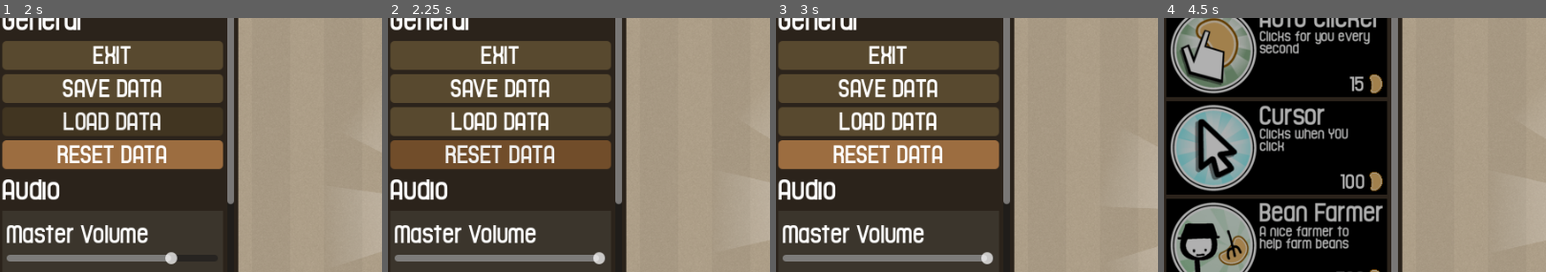
Above: before the commit, frames 1-4 (left to right).
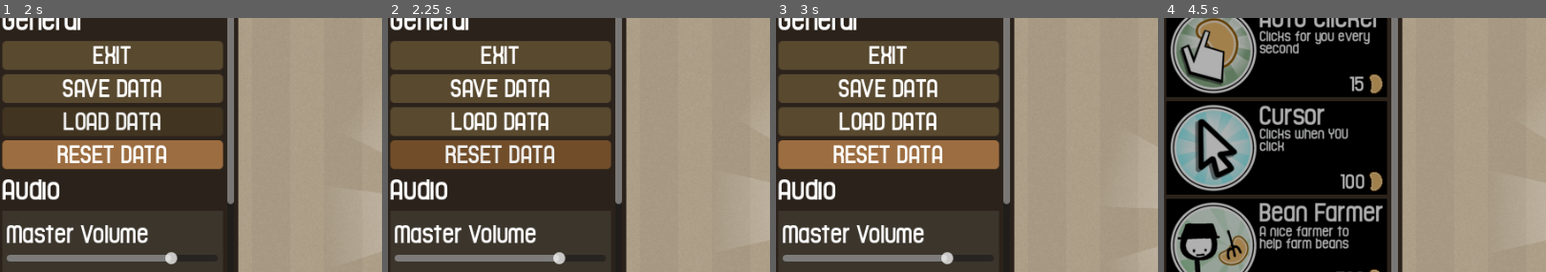
Above: after the commit, the same moments.

Repository: ZachSeb/BEAN-CLICKER-GODOT-4
Game: Godot game, scene res://scenes/levels/clicker_level.tscn
Two runs of this game, one before a commit and one after it. Both use one fixed random seed, a clock stepped at 60 frames per second and the inputs below.
Inputs (mouse positions are % of the whole screen's width and height, from its top left):
- Up to frame 1 (2 s): click "SAVE DATA" at 0.5 s; click "LOAD DATA" at 1.25 s
- Up to frame 2 (2.25 s): click "RESET DATA" at 2 s
- Up to frame 3 (3 s): click (20, 6) at 2.75 s
- Up to frame 4 (4.5 s): click (66, 62) at 3.5 s; click (4, 6) at 4.25 s
The pictures show only the part of the screen within x 0-50%, y 24-74%; the shares and areas given below are measured in that part.

Frame 1 is identical in both runs. In frame 2, 0.5% of the frame differs, in the area x 43-57%, y 92-97%; in frame 3, 0.5%; in frame 4, nothing differs.

Commit message:
Made drastic changes to the save system to be more efficient. Nodes that are wished to be save are now in a group named 'Persist,' and should have a save function that returns a dictionary with values that are wished to be saved.

Diff:
--- a/globals/settings.gd
+++ b/globals/settings.gd
@@ -53,18 +53,33 @@
 		toggle_particles_changed.emit("Text")
 
 
-func set_data(loaded_data: Dictionary):
-	master_volume = loaded_data.MASTER_VOLUME
-	music_volume = loaded_data.MUSIC_VOLUME
-	sfx_volume = loaded_data.SFX_VOLUME
+#func set_data(loaded_data: Dictionary):
+#	master_volume = loaded_data.MASTER_VOLUME
+#	music_volume = loaded_data.MUSIC_VOLUME
+#	sfx_volume = loaded_data.SFX_VOLUME
+#
+#	display_mode = loaded_data.DISPLAY_MODE
+#	vsync_enabled = loaded_data.VSYNC_ENABLED
+#	display_fps = loaded_data.DISPLAY_FPS
+#
+#	bean_particles = loaded_data.BEAN_PARTICLES
+#	text_particles = loaded_data.TEXT_PARTICLES
 
-	display_mode = loaded_data.DISPLAY_MODE
-	vsync_enabled = loaded_data.VSYNC_ENABLED
-	display_fps = loaded_data.DISPLAY_FPS
+func save_stats():
+	var save_dict = {
+		"filename" : $".".get_path(),
+		"parent" : get_parent().get_path(),
 
-	bean_particles = loaded_data.BEAN_PARTICLES
-	text_particles = loaded_data.TEXT_PARTICLES
-
+		"master_volume" : master_volume,
+		"music_volume" : music_volume,
+		"sfx_volume" : sfx_volume,
+		"display_mode" : display_mode,
+		"vsync_enabled" : vsync_enabled,
+		"display_fps" : display_fps,
+		"bean_particles" : bean_particles,
+		"text_particles" : text_particles
+	}
+	return save_dict
 
 
 func _ready():
--- a/globals/user.gd
+++ b/globals/user.gd
@@ -41,18 +41,37 @@
 		fertilizer_changed.emit()
 
 
+#
+#func set_data(loaded_data: Dictionary):
+#	beans = loaded_data.BEANS
+#	beans_per_click = loaded_data.BEANS_PER_CLICK
+#	beans_per_second = loaded_data.BEANS_PER_SECOND
+#
+#	xp = loaded_data.XP
+#	xp_requirement = loaded_data.XP_REQUIREMENT
+#	xp_per_click = loaded_data.XP_PER_CLICK
+#	xp_per_building_purchase = loaded_data.XP_PER_BUILDING_PURCHASE
+#
+#	fertilizer = loaded_data.FERTILIZER
 
-func set_data(loaded_data: Dictionary):
-	beans = loaded_data.BEANS
-	beans_per_click = loaded_data.BEANS_PER_CLICK
-	beans_per_second = loaded_data.BEANS_PER_SECOND
 
-	xp = loaded_data.XP
-	xp_requirement = loaded_data.XP_REQUIREMENT
-	xp_per_click = loaded_data.XP_PER_CLICK
-	xp_per_building_purchase = loaded_data.XP_PER_BUILDING_PURCHASE
+func save_stats():
+	var save_dict = {
+		"filename" : $".".get_path(),
+		"parent" : get_parent().get_path(),
 
-	fertilizer = loaded_data.FERTILIZER
+		"beans" : beans,
+		"beans_per_click" : beans_per_click,
+		"beans_per_second" : beans_per_second,
+
+		"xp" : xp,
+		"xp_requirement" : xp_requirement,
+		"xp_per_click" : xp_per_click,
+		"xp_per_building_purchase" : xp_per_building_purchase,
+
+		"fertilizer" : fertilizer
+	}
+	return save_dict
 
 
 func evaluate_beans_per_second() -> int:
--- a/save_file.gd
+++ b/save_file.gd
@@ -1,68 +1,119 @@
 extends Node
 
-const save_path = "user://save.dat"
-signal file_loaded(reset: bool)
+const save_path = "user://savegame.save"
+signal file_loaded()
 
 
 func save_file():
 	var file = FileAccess.open(save_path, FileAccess.WRITE)
-	var user_data = create_user_data()
-	file.store_var(user_data)
+	var save_nodes = get_tree().get_nodes_in_group("Persist")
+
+	for node in save_nodes:
+		if node.scene_file_path.is_empty():
+			print("persistent node '%s' is not an instanced scene, skipped" % node.name)
+			continue
+
+		# Check the node has a save function.
+		if !node.has_method("save_stats"):
+			print("persistent node '%s' is missing a save() function, skipped" % node.name)
+			continue
+
+		# Call the node's save function.
+		var node_data = node.call("save_stats")
+
+		# JSON provides a static method to serialized JSON string.
+		var json_string = JSON.stringify(node_data)
+
+		# Store the save dictionary as a new line in the save file.
+		file.store_line(json_string)
 
 
 func load_file():
-	var file = FileAccess.open(save_path, FileAccess.READ)
-	if FileAccess.file_exists(save_path):
-		var loaded_data = file.get_var()
-		print(loaded_data)
+	if not FileAccess.file_exists("user://savegame.save"):
+		return # Error! We don't have a save to load.
 
-		User.set_data(loaded_data)
-		Settings.set_data(loaded_data)
-		file_loaded.emit(false)
+	# We need to revert the game state so we're not cloning objects
+	# during loading. This will vary wildly depending on the needs of a
+	# project, so take care with this step.
+	# For our example, we will accomplish this by deleting saveable objects.
+#	var save_nodes = get_tree().get_nodes_in_group("Persist")
+#	for i in save_nodes:
+#		i.queue_free()
+
+	# Load the file line by line and process that dictionary to restore
+	# the object it represents.
+	var save_game = FileAccess.open("user://savegame.save", FileAccess.READ)
+	var loaded_items = 0
+	while save_game.get_position() < save_game.get_length():
+
+		var json_string = save_game.get_line()
+
+		# Creates the helper class to interact with JSON
+		var json = JSON.new()
+
+		# Check if there is any error while parsing the JSON string, skip in case of failure
+		var parse_result = json.parse(json_string)
+		if not parse_result == OK:
+			print("JSON Parse Error: ", json.get_error_message(), " in ", json_string, " at line ", json.get_error_line())
+			continue
+
+		# Get the data from the JSON object
+		var node_data = json.get_data()
+
+		# Firstly, we need to create the object and add it to the tree and set its position.
+		var new_object = get_node(node_data["filename"])
+
+		for i in node_data.keys():
+			if i == "filename" or i == "parent":
+				continue
+
+			new_object.set(i, node_data[i])
+
+		print("LOADED: ", new_object.name)
+		loaded_items += 1
+
+	print(loaded_items, " ITEMS LOADED")
+	file_loaded.emit()
 
 
 func reset_file():
-	var default_variables = get_user_default_data()
-
-	User.set_data(default_variables)
-	Settings.set_data(default_variables)
-	file_loaded.emit(true)
+	pass
 
 
-func create_user_data() -> Dictionary:
-	var save_dict = {
-		# -------------user data----------------
-		"BEANS" : User.beans,
-		"BEANS_PER_CLICK" : User.beans_per_click,
-		"BEANS_PER_SECOND" : User.beans_per_second,
-
-		"XP" : User.xp,
-		"XP_REQUIREMENT" : User.xp_requirement,
-		"XP_PER_CLICK" : User.xp_per_click,
-		"XP_PER_BUILDING_PURCHASE" : User.xp_per_building_purchase,
-
-		"FERTILIZER" : User.fertilizer,
-
-		# -------------settings---------------
-
-		# volume
-		"MASTER_VOLUME" : Settings.master_volume,
-		"MUSIC_VOLUME" : Settings.music_volume,
-		"SFX_VOLUME" : Settings.sfx_volume,
-
-		# video
-		# DISPLAY MODE: 0 = WINDOWED, 1 = FULLSCREEN, 2 = BORDERLESS
-		"DISPLAY_MODE" : Settings.display_mode,
-		"VSYNC_ENABLED" : Settings.vsync_enabled,
-		"DISPLAY_FPS" : Settings.display_fps,
-
-		# graphics
-		"BEAN_PARTICLES": Settings.bean_particles,
-		"TEXT_PARTICLES": Settings.text_particles
-	}
-	return save_dict
-
-
+#func create_user_data() -> Dictionary:
+#	var save_dict = {
+#		# -------------user data----------------
+#		"BEANS" : User.beans,
+#		"BEANS_PER_CLICK" : User.beans_per_click,
+#		"BEANS_PER_SECOND" : User.beans_per_second,
+#
+#		"XP" : User.xp,
+#		"XP_REQUIREMENT" : User.xp_requirement,
+#		"XP_PER_CLICK" : User.xp_per_click,
+#		"XP_PER_BUILDING_PURCHASE" : User.xp_per_building_purchase,
+#
+#		"FERTILIZER" : User.fertilizer,
+#
+#		# -------------settings---------------
+#
+#		# volume
+#		"MASTER_VOLUME" : Settings.master_volume,
+#		"MUSIC_VOLUME" : Settings.music_volume,
+#		"SFX_VOLUME" : Settings.sfx_volume,
+#
+#		# video
+#		# DISPLAY MODE: 0 = WINDOWED, 1 = FULLSCREEN, 2 = BORDERLESS
+#		"DISPLAY_MODE" : Settings.display_mode,
+#		"VSYNC_ENABLED" : Settings.vsync_enabled,
+#		"DISPLAY_FPS" : Settings.display_fps,
+#
+#		# graphics
+#		"BEAN_PARTICLES": Settings.bean_particles,
+#		"TEXT_PARTICLES": Settings.text_particles
+#	}
+#	return save_dict
+#
+#
 func get_user_default_data() -> Dictionary:
 	var default_dict = {
 		"BEANS" : 0,
--- a/scenes/gui/menus/side_menu.tscn
+++ b/scenes/gui/menus/side_menu.tscn
@@ -138,7 +138,7 @@
 layout_mode = 2
 mouse_filter = 1
 
-[node name="ShopBeanMineButton" parent="MenuStates/Shop/ScrollContainer/VBoxContainer" instance=ExtResource("8_rt5by")]
+[node name="ShopBeanMineButton" parent="MenuStates/Shop/ScrollContainer/VBoxContainer" groups=["Persist"] instance=ExtResource("8_rt5by")]
 layout_mode = 2
 mouse_filter = 1
 
--- a/scenes/gui/side_menu_elements/buttons/shop_buttons/shop_auto_clicker_button.tscn
+++ b/scenes/gui/side_menu_elements/buttons/shop_buttons/shop_auto_clicker_button.tscn
@@ -2,7 +2,7 @@
 
 [ext_resource type="PackedScene" uid="uid://bobpbfmnlb4b8" path="res://scenes/gui/side_menu_elements/buttons/shop_buttons/side_menu_shop_button.tscn" id="1_dhmby"]
 
-[node name="ShopAutoClickerButton" instance=ExtResource("1_dhmby")]
+[node name="ShopAutoClickerButton" groups=["Persist"] instance=ExtResource("1_dhmby")]
 button_type = 1
 title_name = "Auto Clicker"
 base_cost = 15
--- a/scenes/gui/side_menu_elements/buttons/shop_buttons/shop_bean_farmer_button.tscn
+++ b/scenes/gui/side_menu_elements/buttons/shop_buttons/shop_bean_farmer_button.tscn
@@ -3,7 +3,7 @@
 [ext_resource type="PackedScene" uid="uid://bobpbfmnlb4b8" path="res://scenes/gui/side_menu_elements/buttons/shop_buttons/side_menu_shop_button.tscn" id="1_i3df7"]
 [ext_resource type="Texture2D" uid="uid://d0bfs6inn4frv" path="res://graphics/sprites/menu_slots/bean_farmer.png" id="2_7hi2m"]
 
-[node name="ShopBeanFarmerButton" instance=ExtResource("1_i3df7")]
+[node name="ShopBeanFarmerButton" groups=["Persist"] instance=ExtResource("1_i3df7")]
 texture_normal = ExtResource("2_7hi2m")
 button_type = 1
 title_name = "Bean Farmer"
--- a/scenes/gui/side_menu_elements/buttons/shop_buttons/shop_cursor_button.tscn
+++ b/scenes/gui/side_menu_elements/buttons/shop_buttons/shop_cursor_button.tscn
@@ -3,7 +3,7 @@
 [ext_resource type="PackedScene" uid="uid://bobpbfmnlb4b8" path="res://scenes/gui/side_menu_elements/buttons/shop_buttons/side_menu_shop_button.tscn" id="1_nx8yp"]
 [ext_resource type="Texture2D" uid="uid://3pukww34d5ev" path="res://graphics/sprites/menu_slots/cursor.png" id="2_ybkwb"]
 
-[node name="ShopCursorButton" instance=ExtResource("1_nx8yp")]
+[node name="ShopCursorButton" groups=["Persist"] instance=ExtResource("1_nx8yp")]
 texture_normal = ExtResource("2_ybkwb")
 title_name = "Cursor"
 base_cost = 100
--- a/scenes/gui/side_menu_elements/buttons/shop_buttons/shop_farm_button.tscn
+++ b/scenes/gui/side_menu_elements/buttons/shop_buttons/shop_farm_button.tscn
@@ -3,7 +3,7 @@
 [ext_resource type="PackedScene" uid="uid://bobpbfmnlb4b8" path="res://scenes/gui/side_menu_elements/buttons/shop_buttons/side_menu_shop_button.tscn" id="1_fwpys"]
 [ext_resource type="Texture2D" uid="uid://dvkdvr8vexa70" path="res://graphics/sprites/menu_slots/farm.png" id="2_00gbu"]
 
-[node name="ShopFarmButton" instance=ExtResource("1_fwpys")]
+[node name="ShopFarmButton" groups=["Persist"] instance=ExtResource("1_fwpys")]
 texture_normal = ExtResource("2_00gbu")
 button_type = 1
 title_name = "Farm"
--- a/scenes/gui/side_menu_elements/buttons/shop_buttons/side_menu_shop_button.gd
+++ b/scenes/gui/side_menu_elements/buttons/shop_buttons/side_menu_shop_button.gd
@@ -12,12 +12,32 @@
 
 
 var owned_buildings: int = 0
-var cost: int
+var cost: int:
+	get: return cost
+	set(value):
+		cost = value
+		update_state()
+
+
+func save_stats() -> Dictionary:
+	var save_dict = {
+		"filename" : $".".get_path(),
+		"parent" : get_parent().get_path(),
+
+		"cost" : cost,
+		"base_cost" : base_cost,
+		"owned_buildings" : owned_buildings,
+
+		"building_production_num" : building_production_num,
+		"production_per_click" : production_per_click
+	}
+	return save_dict
+
 
 func _ready():
 	update_state()
 	User.beans_stats_changed.connect(update_state)
-	SaveFile.file_loaded.connect(reset_stats)
+	SaveFile.file_loaded.connect(update_state)
 
 	$".".button_down.connect(try_purchase)
 
@@ -34,7 +54,6 @@
 		$Sounds/Purchase.play()
 
 		cost = ceili(base_cost * 1.15 * owned_buildings)
-		$CostText/Label.text = str(cost)
 
 		# flash tween
 		var purchase_tween = create_tween()
@@ -57,17 +76,9 @@
 
 
 func update_state() -> void:
+	$CostText/Label.text = str(cost)
 	$Rects/DarkenRect.visible = false if User.beans >= cost else true
 	$SideInfo.update_state()
-
-
-func reset_stats(reset):
-	if reset:
-		cost = base_cost
-		$CostText/Label.text = str(cost)
-
-		owned_buildings = 0
-		update_state()
 
 
 func _on_mouse_entered():
--- a/scenes/gui/side_menu_elements/settings_elements/bean_particles_check_button.gd
+++ b/scenes/gui/side_menu_elements/settings_elements/bean_particles_check_button.gd
@@ -5,5 +5,5 @@
 	Settings.bean_particles = $CheckButton.button_pressed
 
 
-func refresh(_reset):
+func refresh():
 	$CheckButton.button_pressed = Settings.bean_particles
--- a/scenes/gui/side_menu_elements/settings_elements/display_fps_check_button.gd
+++ b/scenes/gui/side_menu_elements/settings_elements/display_fps_check_button.gd
@@ -1,6 +1,6 @@
 extends SettingsCheckButton
 
-func refresh(_reset):
+func refresh():
 	$CheckButton.button_pressed = Settings.display_fps
 
 
--- a/scenes/gui/side_menu_elements/settings_elements/display_mode_drop_down.gd
+++ b/scenes/gui/side_menu_elements/settings_elements/display_mode_drop_down.gd
@@ -1,6 +1,6 @@
 extends SettingsDropDown
 
-func refresh(_reset):
+func refresh():
 	$OptionButton.selected = Settings.display_mode
 
 
--- a/scenes/gui/side_menu_elements/settings_elements/master_volume_slider.gd
+++ b/scenes/gui/side_menu_elements/settings_elements/master_volume_slider.gd
@@ -5,5 +5,5 @@
 	Settings.master_volume = value
 
 
-func refresh(_reset):
+func refresh():
 	$HSlider.value = Settings.master_volume
--- a/scenes/gui/side_menu_elements/settings_elements/music_volume_slider.gd
+++ b/scenes/gui/side_menu_elements/settings_elements/music_volume_slider.gd
@@ -5,5 +5,5 @@
 	Settings.music_volume = value
 
 
-func refresh(_reset):
+func refresh():
 	$HSlider.value = Settings.music_volume
--- a/scenes/gui/side_menu_elements/settings_elements/presets/settings_check_button.gd
+++ b/scenes/gui/side_menu_elements/settings_elements/presets/settings_check_button.gd
@@ -9,7 +9,7 @@
 	SaveFile.file_loaded.connect(refresh)
 
 
-func refresh(_reset):
+func refresh():
 	print("refresh settings check button")
 
 
--- a/scenes/gui/side_menu_elements/settings_elements/presets/settings_drop_down.gd
+++ b/scenes/gui/side_menu_elements/settings_elements/presets/settings_drop_down.gd
@@ -7,7 +7,7 @@
 	SaveFile.file_loaded.connect(refresh)
 
 
-func refresh(_reset):
+func refresh():
 	print('refresh')
 
 
--- a/scenes/gui/side_menu_elements/settings_elements/presets/settings_slider.gd
+++ b/scenes/gui/side_menu_elements/settings_elements/presets/settings_slider.gd
@@ -17,5 +17,5 @@
 	print(value)
 
 
-func refresh(_reset):
+func refresh():
 	print("refresh")
--- a/scenes/gui/side_menu_elements/settings_elements/sfx_volume_slider.gd
+++ b/scenes/gui/side_menu_elements/settings_elements/sfx_volume_slider.gd
@@ -4,5 +4,5 @@
 	Settings.sfx_volume = value
 
 
-func refresh(_reset):
+func refresh():
 	$HSlider.value = Settings.sfx_volume
--- a/scenes/gui/side_menu_elements/settings_elements/text_particles_check_button.gd
+++ b/scenes/gui/side_menu_elements/settings_elements/text_particles_check_button.gd
@@ -5,5 +5,5 @@
 	Settings.text_particles = $CheckButton.button_pressed
 
 
-func refresh(_reset):
+func refresh():
 	$CheckButton.button_pressed = Settings.text_particles
--- a/scenes/gui/side_menu_elements/settings_elements/vsync_check_button.gd
+++ b/scenes/gui/side_menu_elements/settings_elements/vsync_check_button.gd
@@ -1,7 +1,7 @@
 extends SettingsCheckButton
 
 
-func refresh(_reset):
+func refresh():
 	$CheckButton.button_pressed = Settings.vsync_enabled
 
 
--- a/scenes/levels/clicker_level.gd
+++ b/scenes/levels/clicker_level.gd
@@ -3,3 +3,4 @@
 
 func _ready():
 	SaveFile.load_file()
+	print(User.beans)
--- a/scenes/levels/clicker_level.tscn
+++ b/scenes/levels/clicker_level.tscn
@@ -4,8 +4,8 @@
 [ext_resource type="Script" path="res://scenes/levels/clicker_level.gd" id="1_jjpxq"]
 [ext_resource type="PackedScene" uid="uid://cfwojk37ldidu" path="res://scenes/objects/background.tscn" id="2_eewli"]
 [ext_resource type="PackedScene" uid="uid://hyvaqgnbrom1" path="res://scenes/objects/ui.tscn" id="3_pl4xx"]
-[ext_resource type="Script" path="res://globals/settings.gd" id="3_qc4dp"]
 [ext_resource type="PackedScene" uid="uid://qm7ka0dgvc3h" path="res://scenes/playlist.tscn" id="6_4pqdu"]
+[ext_resource type="PackedScene" uid="uid://c7x1r870f8gmy" path="res://scenes/settings.tscn" id="6_eo283"]
 [ext_resource type="PackedScene" uid="uid://1napypaktu83" path="res://scenes/user.tscn" id="6_j0cuc"]
 
 [node name="ClickerLevel" type="Node2D"]
@@ -17,11 +17,10 @@
 
 [node name="User" parent="." instance=ExtResource("6_j0cuc")]
 
+[node name="Settings" parent="User" instance=ExtResource("6_eo283")]
+
 [node name="Save" type="Node" parent="User"]
 script = ExtResource("1_0tll7")
-
-[node name="Settings" type="Node" parent="User"]
-script = ExtResource("3_qc4dp")
 
 [node name="Playlist" parent="." instance=ExtResource("6_4pqdu")]
 
--- /dev/null
+++ b/scenes/settings.tscn
@@ -0,0 +1,6 @@
+[gd_scene load_steps=2 format=3 uid="uid://c7x1r870f8gmy"]
+
+[ext_resource type="Script" path="res://globals/settings.gd" id="1_408jg"]
+
+[node name="Settings" type="Node" groups=["Persist"]]
+script = ExtResource("1_408jg")
--- a/scenes/user.tscn
+++ b/scenes/user.tscn
@@ -2,7 +2,7 @@
 
 [ext_resource type="Script" path="res://globals/user.gd" id="1_rd080"]
 
-[node name="User" type="Node"]
+[node name="User" type="Node" groups=["Persist"]]
 script = ExtResource("1_rd080")
 
 [node name="PerSecondTick" type="Timer" parent="."]
Not shown: 2 places in scenes/gui/menus/side_menu.tscn that only renumber resources
Not shown: 2 places in scenes/objects/ui.tscn that only renumber resources
